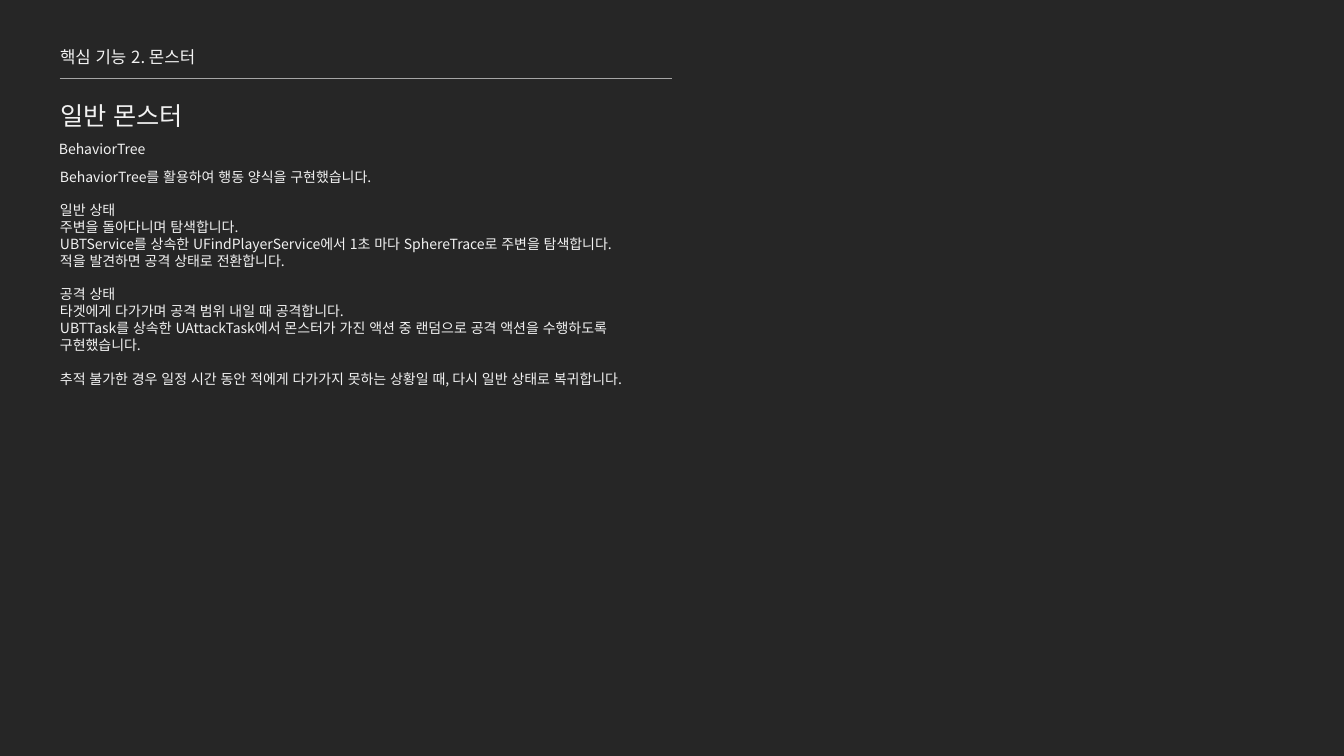
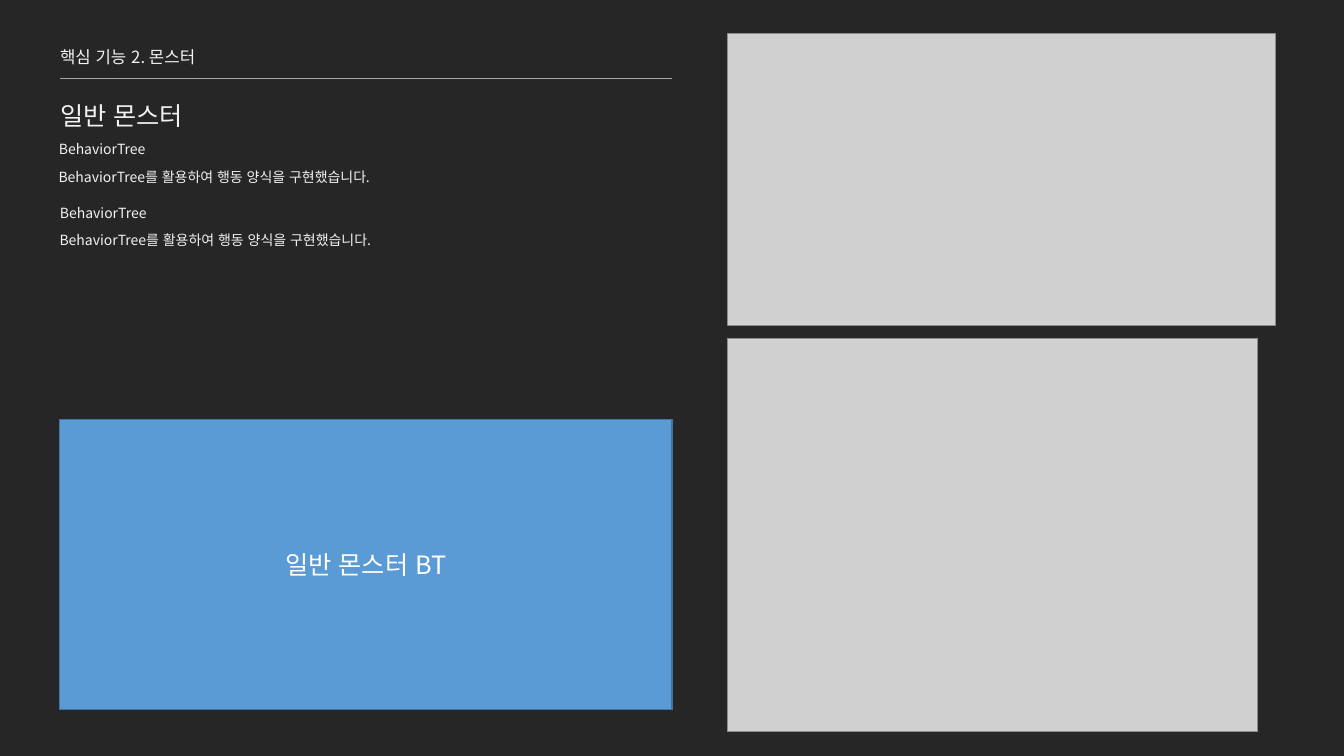
Before and after one commit to jhk0701/project-ARPGHunter, a slide deck: slide 18 of Docs/UnrealEngine_문서_김정환.pptx. Drawn at 1344x756 pixels with LibreOffice and Linux fonts; fonts in the diff are those of the drawing; grey boxes stand for pictures. Boxes give left, top, right and bottom in pixels: in the first picture for what was removed or moved away, otherwise in the second. Text is boxed around its words. In the diff, an @@ line names an element or a change of style, - is before the commit and + after.

```diff
--- a/Docs/UnrealEngine_문서_김정환.pptx
+++ b/Docs/UnrealEngine_문서_김정환.pptx
@@ picture added at [728,33,1276,326] @@
@@ text at [60,203,622,387]: paragraphs removed @@
-일반 상태
-주변을 돌아다니며 탐색합니다.
-UBTService를 상속한 UFindPlayerService에서 1초 마다 SphereTrace로 주변을 탐색합니다.
-적을 발견하면 공격 상태로 전환합니다.
-공격 상태
-타겟에게 다가가며 공격 범위 내일 때 공격합니다.
-UBTTask를 상속한 UAttackTask에서 몬스터가 가진 액션 중 랜덤으로 공격 액션을 수행하도록 구현했습니다.
-추적 불가한 경우 일정 시간 동안 적에게 다가가지 못하는 상황일 때, 다시 일반 상태로 복귀합니다.
@@ text added at [60,207,147,218], 10 pt, text #F2F2F2 @@
+BehaviorTree
@@ text added at [60,233,371,246], 10 pt, text #F2F2F2 @@
+BehaviorTree를 활용하여 행동 양식을 구현했습니다.
@@ picture added at [728,339,1258,732] @@
@@ rectangle added at [59,419,673,710], fill #5B9BD5, outline #43739E 1 pt, 18 pt, text #FFFFFF @@
+일반 몬스터 BT
```
Also in this commit, not shown: 5 other slides changed, 7 other files.
